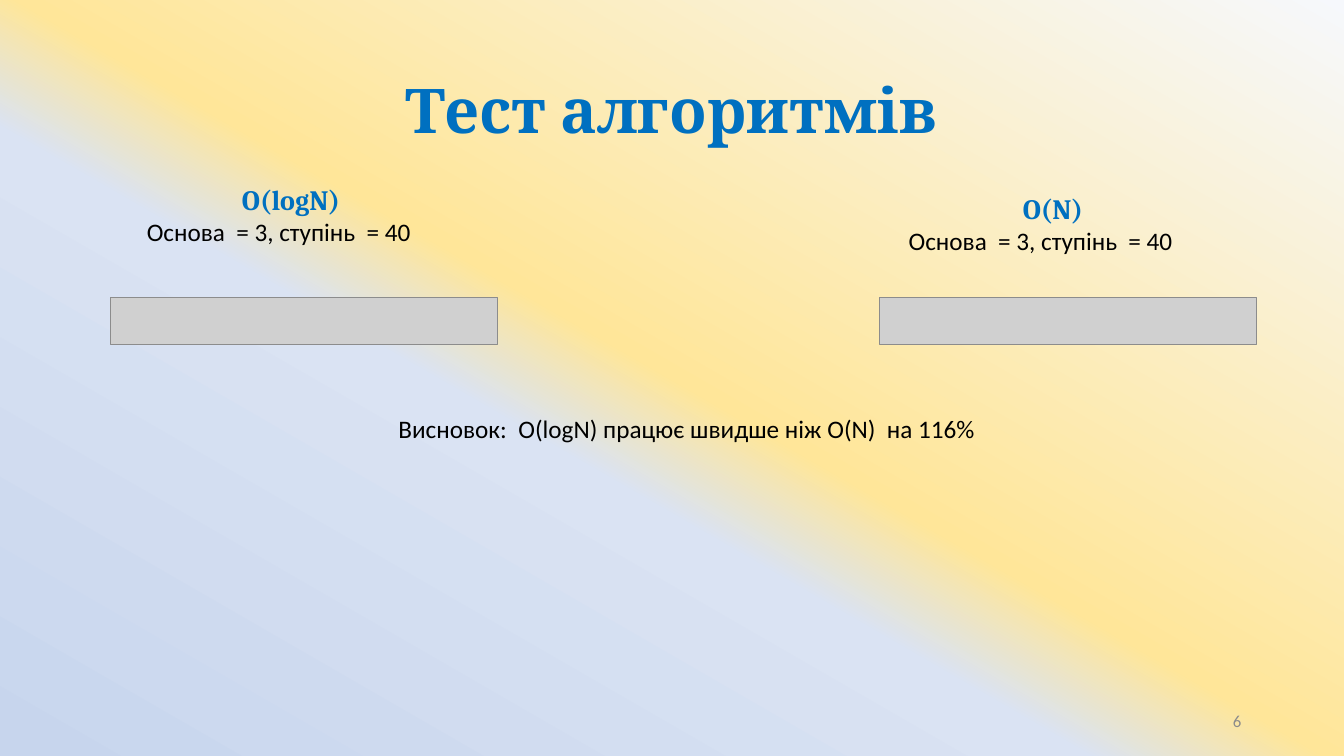
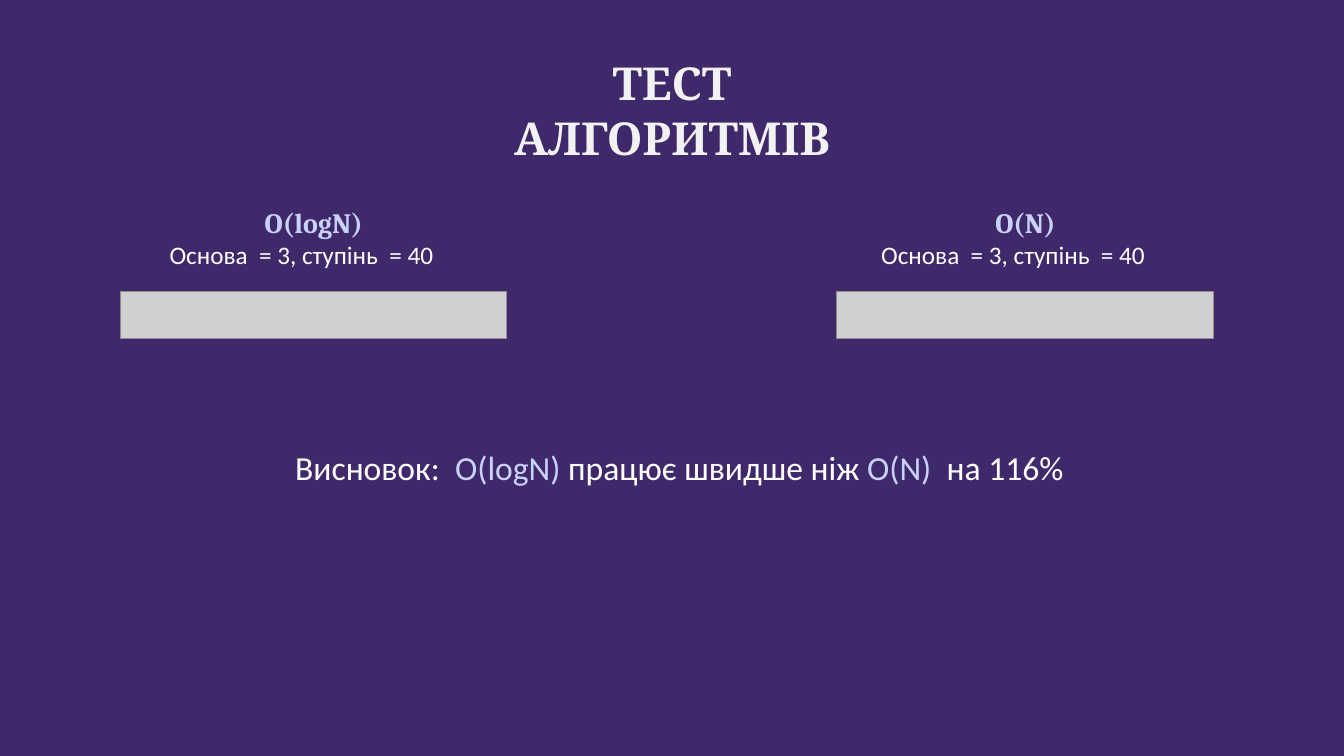
Before and after one commit to ArtemKlym/git_presentation, a slide deck: slide 10 of Git_1 part.pptx (slide 6 before the commit). Drawn at 1344x756 pixels with LibreOffice and Linux fonts; fonts in the diff are those of the drawing; grey boxes stand for pictures; background and template pictures are left out. Boxes give left, top, right and bottom in pixels: in the first picture for what was removed or moved away, otherwise in the second. Text is boxed around its words. In the diff, an @@ line names an element or a change of style, - is before the commit and + after.

```diff
--- a/Git_1 part.pptx
+++ b/Git_1 part.pptx
@@ background gradient #F6F8FC to #FFE699 to #DAE3F3 to #C7D5ED to picture (left out) @@
@@ title at bbox=[514, 67, 830, 156]: text changed; size 44 to 32.4 pt; text colour #0070C0 to #F2F2F2 @@
-Тест алгоритмів
+ТЕСТ АЛГОРИТМІВ
@@ text "O(logN)": place and size @@
-text "O(logN)" at bbox=[147, 190, 411, 245]
+text "O(logN)" at bbox=[170, 213, 434, 268]
@@ text "O(logN)" at bbox=[170, 213, 434, 268]: text colour #0070C0 to #C9D2FA in "O(logN)"; text colour #000000 to #FFFFFF in "Основа = 3, ступінь = 40" @@
@@ text "O(N)": place and size @@
-text "O(N)" at bbox=[909, 198, 1173, 254]
+text "O(N)" at bbox=[881, 213, 1145, 268]
@@ text "O(N)" at bbox=[881, 213, 1145, 268]: text colour #0070C0 to #C9D2FA in "O(N)"; text colour #000000 to #FFFFFF in "Основа = 3, ступінь = 40" @@
@@ picture: place and size @@
-picture at bbox=[111, 297, 497, 345]
+picture at bbox=[121, 291, 507, 339]
@@ picture: place and size @@
-picture at bbox=[880, 297, 1257, 345]
+picture at bbox=[837, 291, 1214, 339]
@@ text "Висновок: O(logN) працює швидше ніж ...": place and size @@
-text "Висновок: O(logN) працює швидше ніж ..." at bbox=[398, 419, 974, 443]
+text "Висновок: O(logN) працює швидше ніж ..." at bbox=[295, 455, 1063, 486]
@@ text "Висновок: O(logN) працює швидше ніж ..." at bbox=[295, 455, 1063, 486]: size 18 to 24 pt; text colour #000000 to #FFFFFF in "Висновок: працює швидше ніж на 116%"; text colour #000000 to #C9D2FA in "O(logN) O(N)" @@
@@ page number removed at bbox=[1233, 716, 1241, 727] @@
-6
```
Also in this commit, not shown: 6 other slides changed, 4 slides added.
